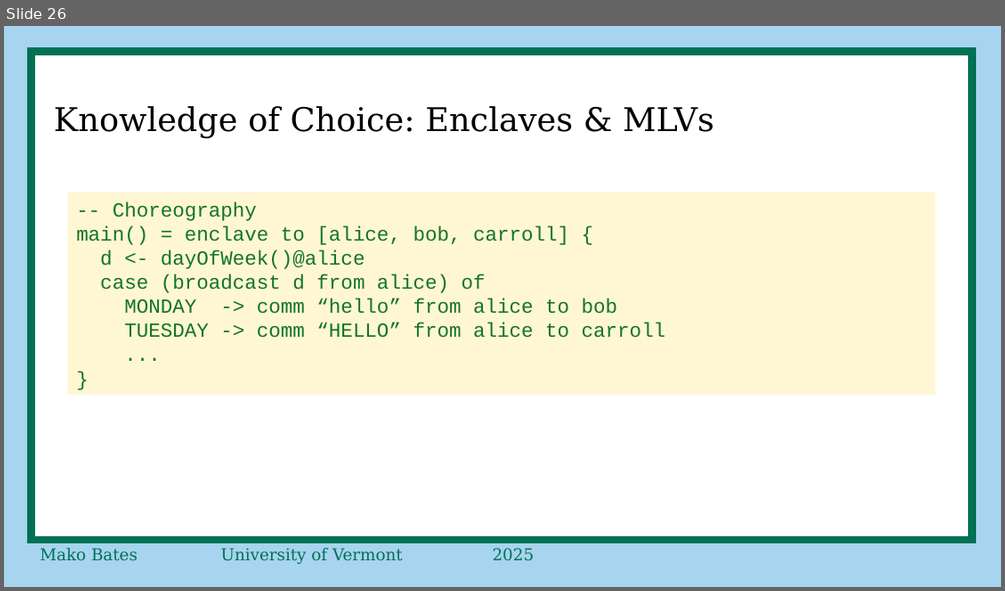
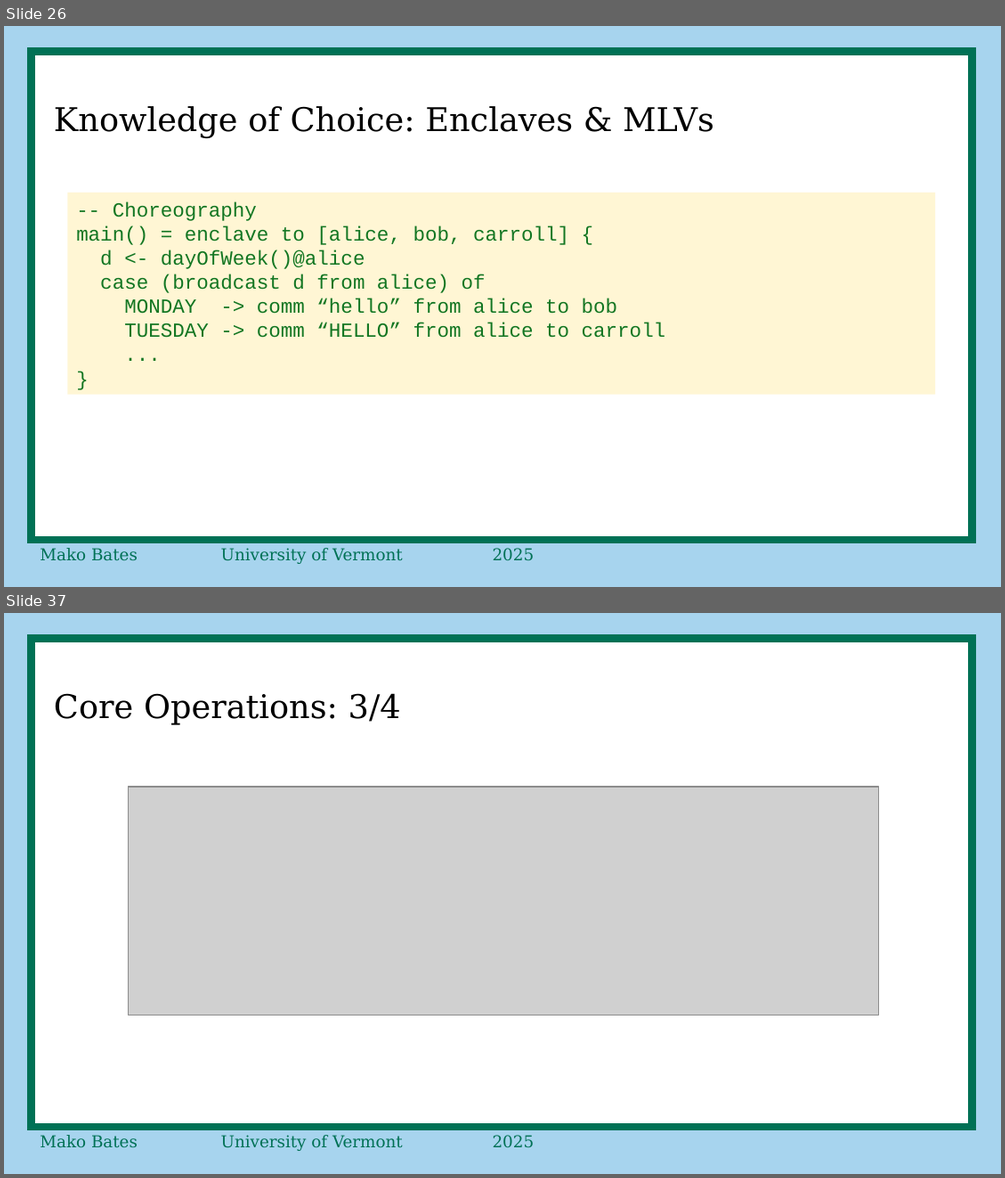
Before and after one commit to ShapeOfMatter/thesis_CP_UVM, a slide deck: proposal defense.odp. Shown one above the other, each under a label of ours: slide 26 before the commit, slides 26 and 37 after it; the slides between them are not shown. The pictures are 1005x591 and 1005x1178 pixels, drawn with LibreOffice and Linux fonts; fonts in the diff are those of the drawing; grey boxes stand for pictures. Boxes give left, top, right and bottom in pixels: in the first picture for what was removed or moved away, otherwise in the second. Text is boxed around its words. In the diff, an @@ line names an element or a change of style, - is before the commit and + after.

```diff
--- a/proposal defense.odp
+++ b/proposal defense.odp
@@ slide 37 added at bbox=[4, 613, 1001, 1174], background #A7D4EE; not listed: 2 template elements that a slide beside it also shows @@
@@ title added at bbox=[54, 693, 401, 725], 26 pt, text #000000 @@
+Core Operations: 3/4
@@ picture added at bbox=[128, 787, 878, 1014] @@
```
Also in this commit, not shown: 1 slide changed, 21 other slides added, 28 slides removed.
